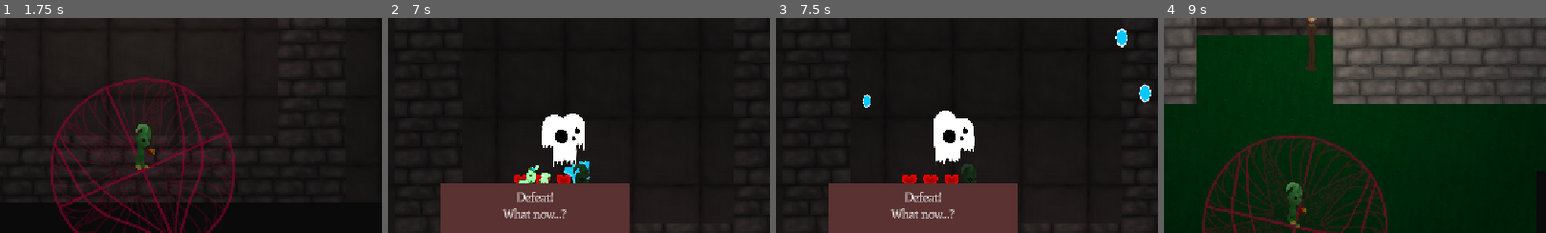
Above: before the commit, frames 1-4 (left to right).
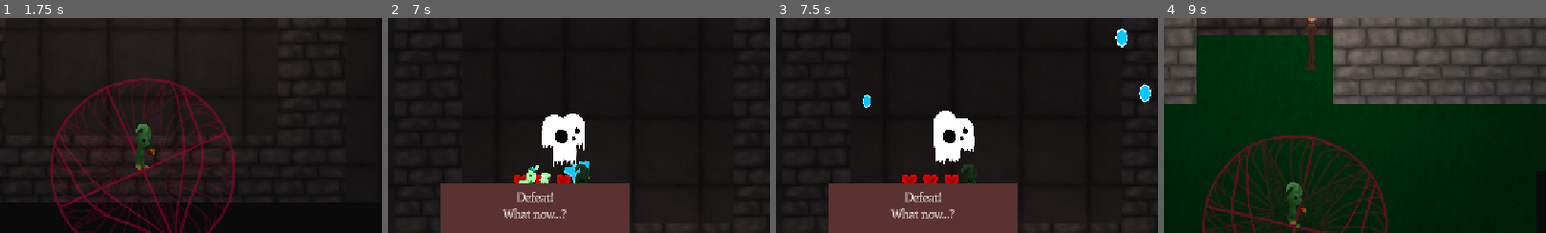
Above: after the commit, the same moments.

Repository: HoneyPony/impish-descent-future
Game: Godot game, scene res://levels/level3.tscn
The game is run twice, just before and just after one commit, with the same random seed, the same clock (stepped at 60 frames per second) and the same inputs. This scene is started directly instead of the project's main scene.
Inputs (mouse positions are % of the whole screen's width and height, from its top left):
- Up to frame 1 (1.75 s): click "Confirm" at 0.5 s; click "Confirm" at 1.25 s
- Up to frame 2 (7 s): move the mouse to (50, 27) at 2.02 s; press the mouse at (50, 27) at 2.03 s; hold W (player_up) 2.03-3.53 s; move the mouse to (80, 65) at 2.77 s; release the mouse at (80, 65) at 2.78 s; click (80, 65) at 2.85 s; move the mouse to (20, 35) at 3.52 s; press the mouse at (20, 35) at 3.53 s; hold A (player_left) 3.53-5.03 s; move the mouse to (55, 50) at 4.27 s; release the mouse at (55, 50) at 4.28 s; click (55, 50) at 4.35 s; move the mouse to (35, 25) at 5.02 s; press the mouse at (35, 25) at 5.03 s; hold S (player_down) 5.03-5.78 s; move the mouse to (72, 45) at 5.77 s; release the mouse at (72, 45) at 5.78 s; hold D (player_right) 5.78-6.53 s; click (72, 45) at 5.85 s; move the mouse to (30, 55) at 6.52 s; press the mouse at (30, 55) at 6.53 s; hold W (player_up) from 6.53 s (still down)
- Up to frame 3 (7.5 s): release W (player_up) at 7.25 s; release the mouse at (30, 55) at 7.25 s; click "Retry Level" at 7.25 s
- Up to frame 4 (9 s): click "Confirm" at 8 s; move the mouse to (60, 28) at 8.77 s; hold D (player_right) from 8.78 s (still down); click (60, 28) at 8.85 s
The pictures show only the part of the screen within x 31-81%, y 0-50%; the shares and areas given below are measured in that part.

Frame 1 is identical in both runs. In frame 2, less than 0.1% of the frame differs, in the area x 48-53%, y 67-77%; in frame 3, less than 0.1%; in frame 4, less than 0.1%.

Commit message:
Fixes to dead players

Diff:
--- a/players/player.gd
+++ b/players/player.gd
@@ -422,6 +422,7 @@
 		return
 
 	if is_dead:
+		player_anim.update_tree(0.0, true)
 		return
 
 	if GS.flag_in_formation_menu:
@@ -705,7 +706,7 @@
 			ranged_attack(target_player)
 
 	move_and_slide()
-	player_anim.update_tree(get_real_velocity().length() / MAX_VEL)
+	player_anim.update_tree(get_real_velocity().length() / MAX_VEL, is_dead)
 
 	#if goal == Goals.GOAL_ATTACK_OWN:
 		#if other_players_hit >= 5:
@@ -824,8 +825,9 @@
 	add_to_group("Players")
 
 	# Undo other changes
-	$Item/Look.show()
+	$Item.modulate = Color(1, 1, 1)
 	player_anim.modulate = Color(1, 1, 1)
+
 	# Back to life
 	is_dead = false
 
@@ -873,8 +875,11 @@
 	render_buffs()
 
 	# Hide our item when we die
-	$Item/Look.hide()
+	#$Item/Look.hide()
+	$Item.modulate = Color(0.5, 0.5, 0.5)
 	player_anim.modulate = Color(0.5, 0.5, 0.5)
+	melee_collision_shape.disabled = true
+	item.position = item_rest.position
 	# We will stop doing stuff till we're resurrected
 	is_dead = true
 	# TODO Show a "dead" sprite
--- a/players/player_anim.gd
+++ b/players/player_anim.gd
@@ -9,7 +9,10 @@
 	%lleg.texture = load(base_path + "/lleg.png")
 	%rleg.texture = load(base_path + "/rleg.png")
 
-func update_tree(player_speed_fac: float) -> void:
+func update_tree(player_speed_fac: float, is_dead: bool) -> void:
+	if is_dead:
+		player_speed_fac = 0.0
+
 	player_speed_fac = clamp(player_speed_fac, 0.0, 1.0)
 	var speed := 4.0 * player_speed_fac
 	var blend: float = clamp(2.0 * player_speed_fac, 0.0, 1.0)
--- a/players/player_anim.tscn
+++ b/players/player_anim.tscn
@@ -1,15 +1,10 @@
-[gd_scene load_steps=20 format=3 uid="uid://d068px3eu3we3"]
+[gd_scene load_steps=18 format=3 uid="uid://d068px3eu3we3"]
 
 [ext_resource type="Script" uid="uid://uxnx18rts4ln" path="res://players/player_anim.gd" id="1_p40c8"]
-[ext_resource type="Shader" uid="uid://d2mdui5rnksqj" path="res://players/hue_shift.gdshader" id="2_p40c8"]
 [ext_resource type="Texture2D" uid="uid://cd4vah3nxiw7f" path="res://players/red/rleg.png" id="2_vxdfl"]
 [ext_resource type="Texture2D" uid="uid://erbivihveymh" path="res://players/red/lleg.png" id="3_7pcy7"]
 [ext_resource type="Texture2D" uid="uid://da3lgcyu0ciub" path="res://players/red/body-f.png" id="4_gdfwm"]
 [ext_resource type="Texture2D" uid="uid://dr5rh11vr8dyo" path="res://players/green/head.png" id="6_p40c8"]
-
-[sub_resource type="ShaderMaterial" id="ShaderMaterial_ddne5"]
-shader = ExtResource("2_p40c8")
-shader_parameter/h = 0.0
 
 [sub_resource type="SkeletonModification2DTwoBoneIK" id="SkeletonModification2DTwoBoneIK_hnwh0"]
 resource_local_to_scene = true
@@ -349,7 +344,6 @@
 
 [node name="rleg" type="Polygon2D" parent="Node2D"]
 unique_name_in_owner = true
-material = SubResource("ShaderMaterial_ddne5")
 position = Vector2(-128, -384)
 texture = ExtResource("2_vxdfl")
 skeleton = NodePath("../Skeleton2D")
@@ -386,19 +380,19 @@
 [node name="root" type="Bone2D" parent="Node2D/Skeleton2D"]
 position = Vector2(-15, -100)
 rotation = -1.62684
-scale = Vector2(0.999826, 0.999826)
+scale = Vector2(0.999825, 0.999825)
 rest = Transform2D(2.22127e-06, -1, 1, 2.22127e-06, -12, -100)
 
 [node name="chest" type="Bone2D" parent="Node2D/Skeleton2D/root"]
 position = Vector2(40, -8.88744e-05)
 rotation = 1.51629
-scale = Vector2(0.999803, 0.999803)
+scale = Vector2(0.999802, 0.999802)
 rest = Transform2D(-0.0165629, 0.999863, -0.999863, -0.0165629, 40, -8.88744e-05)
 
 [node name="head" type="Bone2D" parent="Node2D/Skeleton2D/root/chest"]
 position = Vector2(-16.7929, -47.7284)
 rotation = -1.51252
-scale = Vector2(0.99984, 0.99984)
+scale = Vector2(0.999841, 0.999841)
 rest = Transform2D(0.058242, -0.998303, 0.998303, 0.058242, -16.7929, -47.7284)
 auto_calculate_length_and_angle = false
 length = 29.06
@@ -453,7 +447,7 @@
 [node name="ik_r" type="Bone2D" parent="Node2D/Skeleton2D"]
 position = Vector2(5, -32)
 rotation = -0.21276
-scale = Vector2(0.999836, 0.999836)
+scale = Vector2(0.999837, 0.999837)
 rest = Transform2D(1, 0, 0, 1, 5, -32)
 
 [node name="AnimationPlayer" type="AnimationPlayer" parent="."]
